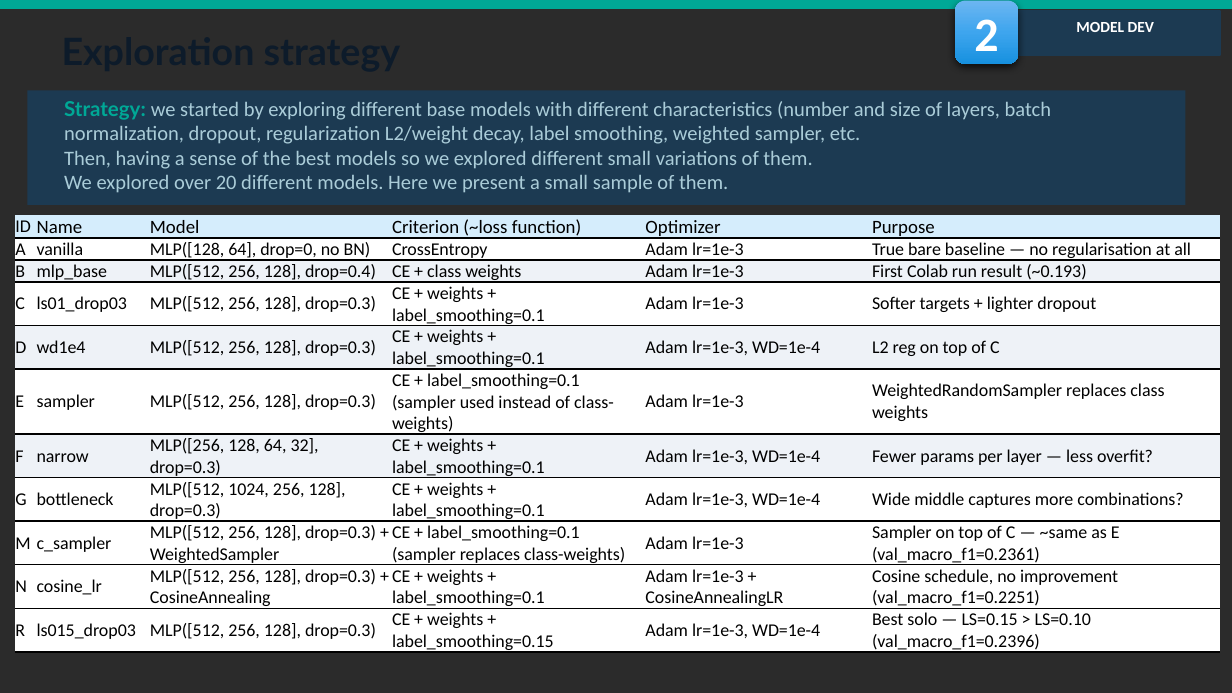
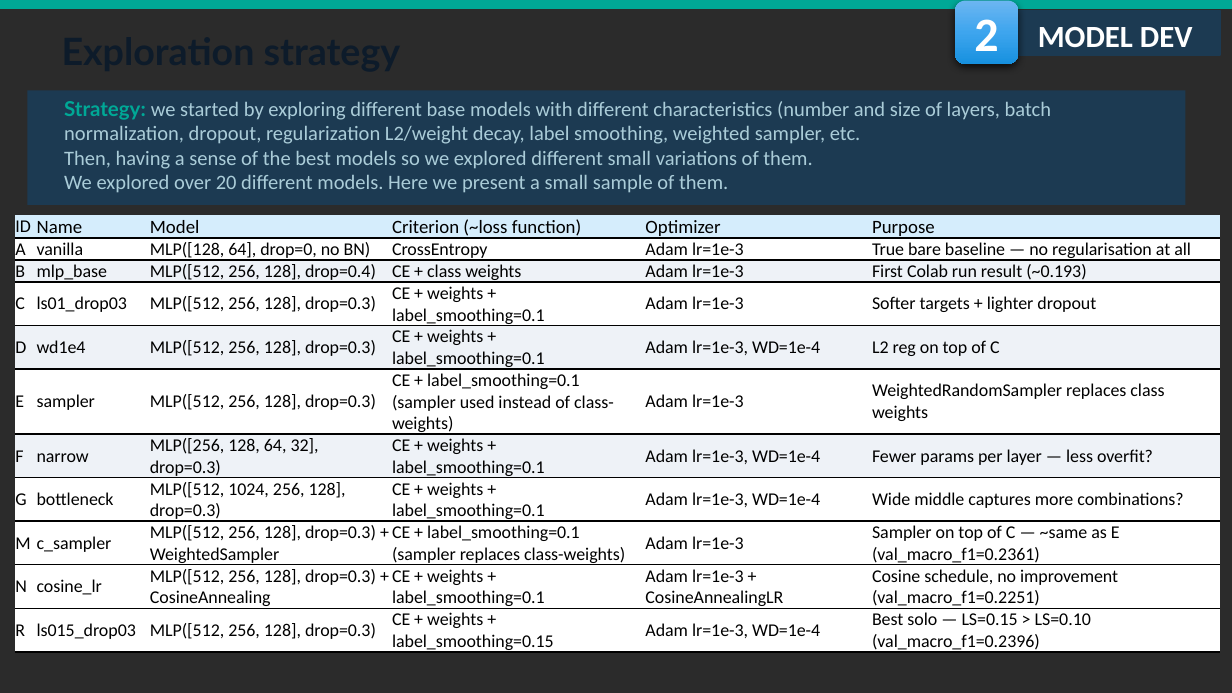
Before and after one commit to fmssilva/DL_Proj, a slide deck: slide 11 of assignment_1/task1/Task1_report.pptx. Drawn at 1232x693 pixels with LibreOffice and Linux fonts; fonts in the diff are those of the drawing; background and template pictures are left out; a plain dark background stands for a picture behind light text. Boxes give left, top, right and bottom in pixels: in the first picture for what was removed or moved away, otherwise in the second. Text is boxed around its words. In the diff, an @@ line names an element or a change of style, - is before the commit and + after.

```diff
--- a/assignment_1/task1/Task1_report.pptx
+++ b/assignment_1/task1/Task1_report.pptx
@@ rectangle "MODEL DEV" at [1010, 11, 1220, 55]: size 9 to 18 pt @@
```
Also in this commit, not shown: 12 other slides changed.
